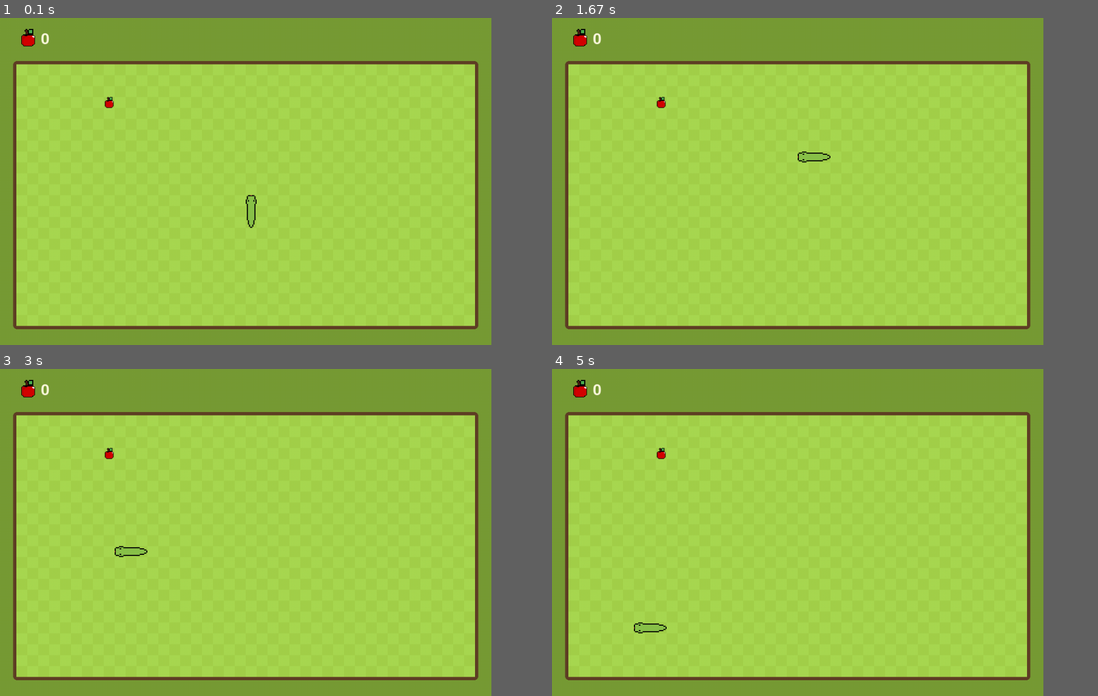
Above: before the commit, frames 1-4 (two rows, left to right).
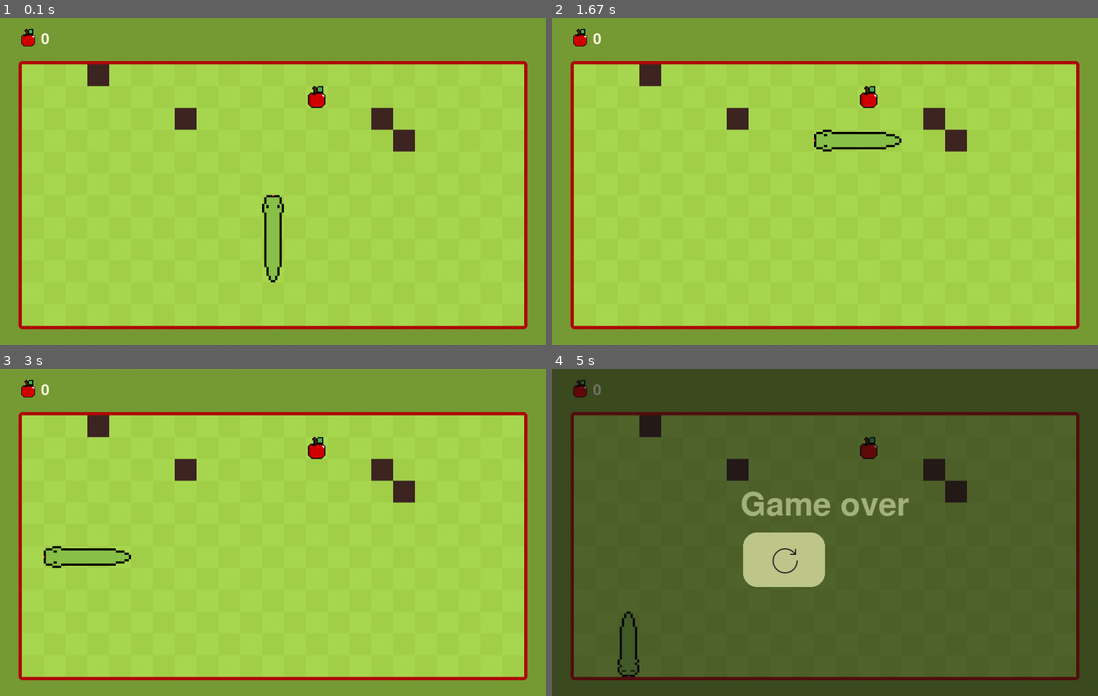
Above: after the commit, the same moments.

Repository: Filip-Kubecki/PythonProjects
Game: pygame game, started from Main.py
Two runs of this game, one before a commit and one after it. Both use one fixed random seed, a clock stepped at 60 frames per second and the inputs below.
Inputs (mouse positions are in pixels of both pictures, inside the frame that each line leads up to):
- Up to frame 1 (0.1 s): no input
- Up to frame 2 (1.67 s): hold D 0.33-0.8 s; hold W 0.83-1.13 s; hold A 1.17-1.63 s
- Up to frame 3 (3 s): hold S 2.23-2.53 s; hold A 2.57-2.97 s
- Up to frame 4 (5 s): hold W 3-3.37 s; tap 1 at 3.15 s; hold D 3.4-4.03 s; tap = at 3.55, 4.95 s; hold S 4.07-4.43 s; tap 3 at 4.47 s; hold A from 4.8 s (still down); move the mouse to (890, 561) at 4.83 s
In our replay, the window is 810x540 before the commit and 900x540 after it. These sizes can differ from the game's own. Grey fills any space a smaller window leaves; there, only what the larger window draws over its background counts as a difference.

The runs differ from the first frame. In frame 1, 13% of the frame differs, in the area x 2-97%, y 13-96%; in frame 2, 13%; in frame 3, 13%; in frame 4, 94%, in the area x 0-100%, y 0-100%.

Commit message:
Bugfix - collisions with border and obstacles
Fixed:
- Apples no longer can render inside Snake Tail

Added:
- Obstacles - rendering, collision, simple texture
- Collision with border - can change if snake collide on GameInstance
border or if he can wrap around game edges. Controlled by variable in
config.py

Diff:
--- a/GameInstance.py
+++ b/GameInstance.py
@@ -4,13 +4,13 @@
 from config import *
 from Snake import Snake
 from Apple import Apple
+from Obstacle import Obstacle
 from random import randrange
 
 
 class GameInstance(pygame.Surface):
     def __init__(self):
         print("Game instance initialization ---------------")
-        self.obstacles = list()
 
         self.screen = pygame.surface.Surface(
             (GAME_INSTANCE_WIDTH, GAME_INSTANCE_HEIGHT)
@@ -20,6 +20,15 @@
         self._position_indexes = list()
         for i in range((GAME_INSTANCE_WIDTH//TILE_LEN)*(GAME_INSTANCE_HEIGHT//TILE_LEN)):
             self._position_indexes.append(i)
+
+        # Obstacle setup
+        self.obstacles = list()
+        self.obstacles.append(Obstacle(tools.index_to_position(86)))
+        self.obstacles.append(Obstacle(tools.index_to_position(53)))
+        self.obstacles.append(Obstacle(tools.index_to_position(62)))
+
+        self.obstacles.append(Obstacle(tools.index_to_position(3)))
+        # self.obstacles = tools.generate_obstacle_border()
 
         # Backgroung setup
         self._bgTile = pygame.image.load(Textures_src.BACKGROUND_GAME_TILE)
@@ -44,6 +53,9 @@
     def run_game_cycle(self):
         # fill the screen with a color to wipe away anything from last frame
         tools.tileBackground(self.screen, self._bgTile)
+
+        # Draw obstacles
+        self.obstacle_draw_and_check_collision()
 
         # Draw apple object
         self.apple.draw_apple(self.screen)
@@ -76,10 +88,22 @@
 
         snake_indexes = self.snake.get_position_indexes()
 
-        for i in (range(len(snake_indexes)-1)):
-            free_indexes.remove(snake_indexes[i])
+        for i in snake_indexes:
+            free_indexes.remove(i)
 
-        random_index = tools.index_to_position(
-            free_indexes[randrange(0, len(free_indexes))]
-        )
-        self.apple.set_position(random_index)
+        for i in self.obstacles:
+            free_indexes.remove(tools.position_to_index(i.get_position()))
+
+        if free_indexes:
+            random_index = tools.index_to_position(
+                free_indexes[randrange(0, len(free_indexes))]
+            )
+            self.apple.set_position(random_index)
+
+    def obstacle_draw_and_check_collision(self):
+        for obstacle in self.obstacles:
+            obstacle.draw(self.screen)
+            if obstacle.rect.colliderect(self.snake.segments[0].rect):
+                self.snake.decapitate(self.screen)
+                return True
+        return False
--- a/Main.py
+++ b/Main.py
@@ -62,19 +62,24 @@
     if board.snake_collision_game_over():
         game_over = True
 
+    # Obstacle collision - game over
+    if board.obstacle_draw_and_check_collision():
+        game_over = True
+
     # Main surface background
     screen.fill(Style.DARK_GREEN)
     pygame.draw.rect(  # Border around board
         screen,
-        Style.DARK_BROWN,   # Color of the border
+        # Color of the border
+        Style.DARK_BROWN if not GAME_INSTANCE_BORDER_COLLISION else Style.DARK_RED,
         pygame.Rect(
             (WINDOW_WIDTH-(GAME_INSTANCE_WIDTH + \
-             (GAME_INSTANCE_BORDER*2)))//2,   # X position
-            GAME_INSTANCE_TOP_MARGIN-GAME_INSTANCE_BORDER,      # Y position
-            GAME_INSTANCE_WIDTH + (GAME_INSTANCE_BORDER*2),   # Width
-            GAME_INSTANCE_HEIGHT + (GAME_INSTANCE_BORDER*2)   # Height
+             (GAME_INSTANCE_BORDER_WIDTH*2)))//2,   # X position
+            GAME_INSTANCE_TOP_MARGIN-GAME_INSTANCE_BORDER_WIDTH,      # Y position
+            GAME_INSTANCE_WIDTH + (GAME_INSTANCE_BORDER_WIDTH*2),   # Width
+            GAME_INSTANCE_HEIGHT + (GAME_INSTANCE_BORDER_WIDTH*2)   # Height
         ),
-        GAME_INSTANCE_BORDER,              # Border width
+        GAME_INSTANCE_BORDER_WIDTH,              # Border width
         7               # Border radius
     )
 
--- /dev/null
+++ b/Obstacle.py
@@ -0,0 +1,28 @@
+import pygame
+import Textures_src
+from config import *
+
+
+class Obstacle():
+    def __init__(self, position):
+        self._position = position
+        self.rect = pygame.rect.Rect(
+            position[0],
+            position[1],
+            TILE_LEN, TILE_LEN
+        )
+        self.icon = pygame.image.load(Textures_src.OBSTACLE)
+        if TILE_LEN > 20:
+            scale = TILE_LEN // 20
+            self.icon = pygame.transform.scale_by(self.icon, scale)
+
+    def draw(self, screen):
+        screen.blit(self.icon, (self.rect.x, self.rect.y))
+
+    def set_position(self, position):
+        self.rect.x = position[0]
+        self.rect.y = position[1]
+        self._position = position
+
+    def get_position(self):
+        return self._position
--- a/Snake.py
+++ b/Snake.py
@@ -65,23 +65,33 @@
         for segment in self.segments:
             match segment.direction:
                 case Direction.UP:
-                    if segment.rect.y <= 0:
+                    if segment.rect.y <= 0 and not config.GAME_INSTANCE_BORDER_COLLISION:
                         segment.rect.y = screen.get_height()-config.TILE_LEN
+                    elif segment.rect.y <= 0:
+                        self.self_collision(screen)
                     else:
                         segment.rect.y -= config.TILE_LEN
                 case Direction.DOWN:
-                    if segment.rect.y >= screen.get_height()-config.TILE_LEN:
+                    if (segment.rect.y >= screen.get_height()-config.TILE_LEN and
+                            not config.GAME_INSTANCE_BORDER_COLLISION):
                         segment.rect.y = 0
+                    elif (segment.rect.y >= screen.get_height()-config.TILE_LEN):
+                        self.self_collision(screen)
                     else:
                         segment.rect.y += config.TILE_LEN
                 case Direction.LEFT:
-                    if segment.rect.x <= 0:
+                    if segment.rect.x <= 0 and not config.GAME_INSTANCE_BORDER_COLLISION:
                         segment.rect.x = screen.get_width()-config.TILE_LEN
+                    elif segment.rect.x <= 0:
+                        self.self_collision(screen)
                     else:
                         segment.rect.x -= config.TILE_LEN
                 case Direction.RIGHT:
-                    if segment.rect.x >= screen.get_width()-config.TILE_LEN:
+                    if (segment.rect.x >= screen.get_width()-config.TILE_LEN and
+                            not config.GAME_INSTANCE_BORDER_COLLISION):
                         segment.rect.x = 0
+                    elif segment.rect.x >= screen.get_width()-config.TILE_LEN:
+                        self.self_collision(screen)
                     else:
                         segment.rect.x += config.TILE_LEN
 
--- a/Style.py
+++ b/Style.py
@@ -5,3 +5,4 @@
 CREAMY_WHITE = (254, 250, 224)
 LIGHT_BROWN = (185, 148, 112)
 DARK_BROWN = (96, 63, 38)
+DARK_RED = (175, 11, 11)
--- a/config.py
+++ b/config.py
@@ -2,12 +2,12 @@
 # Contains all values that are intended to be changed
 
 # Snake related values
-SNAKE_SEGMENT_NUMBER = 3
-SNAKE_START_SPEED = 10  # Smaller number -> faster
+SNAKE_SEGMENT_NUMBER = 4
+SNAKE_START_SPEED = 12  # Smaller number -> faster
 
 # UI related values
 # Window
-WINDOW_WIDTH = 900
+WINDOW_WIDTH = 1000
 WINDOW_HEIGHT = 600
 
 # Pause/Game Over screens
@@ -21,8 +21,9 @@
 PAUSE_SCREEN_BUTTON_MENU_HEIGHT = 110
 
 # Game Instance
-GAME_INSTANCE_BORDER = 6
-GAME_INSTANCE_SCALE = 1
+GAME_INSTANCE_BORDER_COLLISION = True
+GAME_INSTANCE_BORDER_WIDTH = 6
+GAME_INSTANCE_SCALE = 2
 TILE_LEN = 20 * GAME_INSTANCE_SCALE
 GAME_INSTANCE_TOP_MARGIN = int(WINDOW_HEIGHT / 7)
 
--- a/tools.py
+++ b/tools.py
@@ -1,6 +1,7 @@
 from enum import Enum
 import pygame
 import math
+from Obstacle import Obstacle
 from config import *
 
 
@@ -79,6 +80,29 @@
             ((position[1]//TILE_LEN)*(GAME_INSTANCE_WIDTH//TILE_LEN)))
 
 
+def generate_obstacle_border():
+    obstacles = list()
+    for i in range(GAME_INSTANCE_WIDTH//TILE_LEN):
+        obstacles.append(Obstacle(index_to_position(i)))
+        obstacles.append(Obstacle(
+            index_to_position(i+((GAME_INSTANCE_WIDTH//TILE_LEN)
+                              * ((GAME_INSTANCE_HEIGHT//TILE_LEN)-1)))
+        ))
+
+    for i in range((GAME_INSTANCE_HEIGHT//TILE_LEN)):
+        obstacles.append(
+            Obstacle(index_to_position(
+                i*(GAME_INSTANCE_WIDTH//TILE_LEN))
+            ))
+        obstacles.append(
+            Obstacle(index_to_position(
+                i*(GAME_INSTANCE_WIDTH//TILE_LEN) +
+                (GAME_INSTANCE_WIDTH//TILE_LEN)-1
+            )))
+
+    return obstacles
+
+
 class Direction(Enum):
     NONE = 0
     RIGHT = 1
Binary file changed: img/obstacle.png
Not shown, changed: TODO.md
